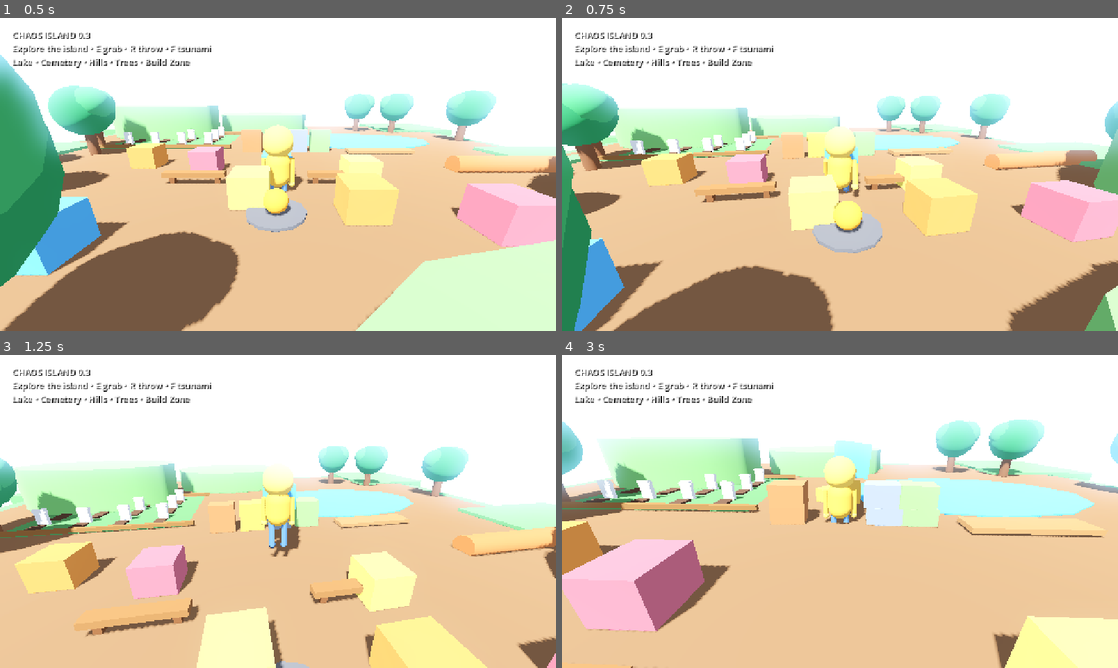
Above: before the commit, frames 1-4 (two rows, left to right).
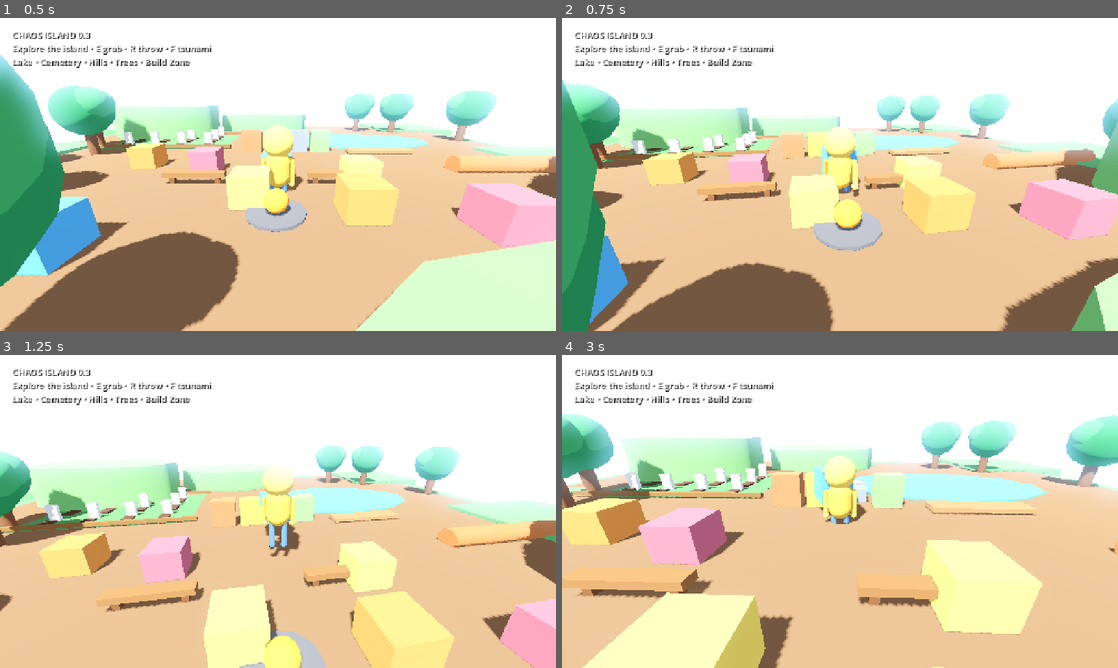
Above: after the commit, the same moments.

Repository: manojoffl-git/chaos-island-build
Game: Godot game, scene res://scenes/Main.tscn
Two runs of this game, one before a commit and one after it. Both use one fixed random seed, a clock stepped at 60 frames per second and the inputs below.
Inputs (mouse positions are in pixels of both pictures, inside the frame that each line leads up to):
- Up to frame 1 (0.5 s): no input
- Up to frame 2 (0.75 s): tap Enter at 0.5 s; move the mouse to (867, 174) at 0.52 s; hold W (move_forward) from 0.53 s (still down); hold E (grab) from 0.53 s (still down); click (867, 174) at 0.67 s
- Up to frame 3 (1.25 s): keep holding W (move_forward); keep holding E (grab); tap Space (jump) at 0.77 s; tap R (throw) at 0.8 s
- Up to frame 4 (3 s): keep holding W (move_forward); move the mouse to (812, 511) at 1.27 s; release E (grab) at 1.28 s; tap R (throw) at 1.35, 2.3, 2.85 s; tap Space (jump) at 1.52 s; tap E (grab) at 1.55 s; move the mouse to (851, 505) at 2.02 s; hold E (grab) 2.03-2.78 s; move the mouse to (834, 517) at 2.77 s; click (834, 517) at 2.92 s

Frame 1 is identical in both runs. In frame 2, 6.7% of the frame differs, in the area x 0-100%, y 19-100%; in frame 3, 19%; in frame 4, 40%, in the area x 0-100%, y 18-100%.

Commit message:
Change grab interaction to tap-to-toggle

Diff:
--- a/scripts/player.gd
+++ b/scripts/player.gd
@@ -92,7 +92,6 @@
     visual_root.add_child(head_visual)
     add_sphere(head_visual, 0.68, Color("#f1bd4d"), Vector3.ZERO, "Head")
 
-    # Eyes + simple beak-like face.
     add_sphere(head_visual, 0.09, Color("#20252b"), Vector3(-0.23, 0.10, -0.60), "LeftEye")
     add_sphere(head_visual, 0.09, Color("#20252b"), Vector3(0.23, 0.10, -0.60), "RightEye")
     var beak: MeshInstance3D = add_sphere(head_visual, 0.16, Color("#d46f32"), Vector3(0, -0.08, -0.68), "Beak")
@@ -172,13 +171,13 @@
         right_leg.rotation.x = lerp(right_leg.rotation.x, 0.0, delta * 8.0)
         walk_time = 0.0
 
-    if Input.is_action_pressed("grab"):
+    # Tap E once to grab. Tap E again to drop. No holding required.
+    # R throws the currently held object.
+    if Input.is_action_just_pressed("grab"):
         if held == null:
             grab_nearest_block()
         else:
-            move_held_block()
-    elif held != null:
-        release_block()
+            release_block()
 
     if Input.is_action_just_pressed("throw") and held != null:
         throw_block()
@@ -202,6 +201,7 @@
         held = nearest
         held.freeze = true
         held.sleeping = true
+        move_held_block()
 
 func move_held_block() -> void:
     if not is_instance_valid(held):
